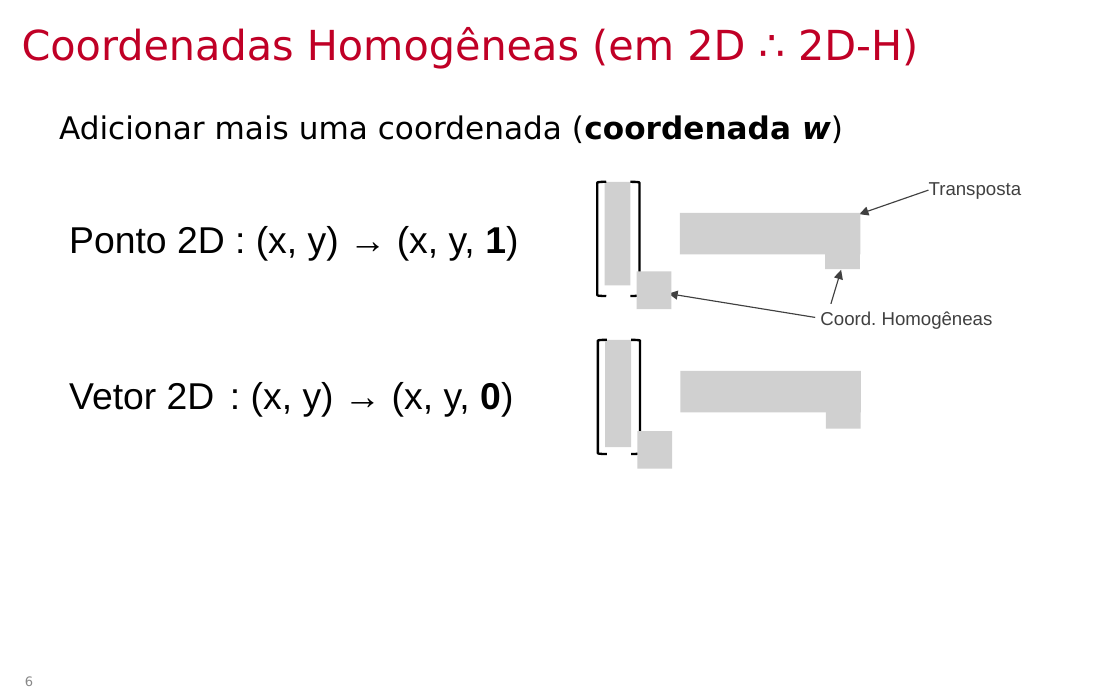
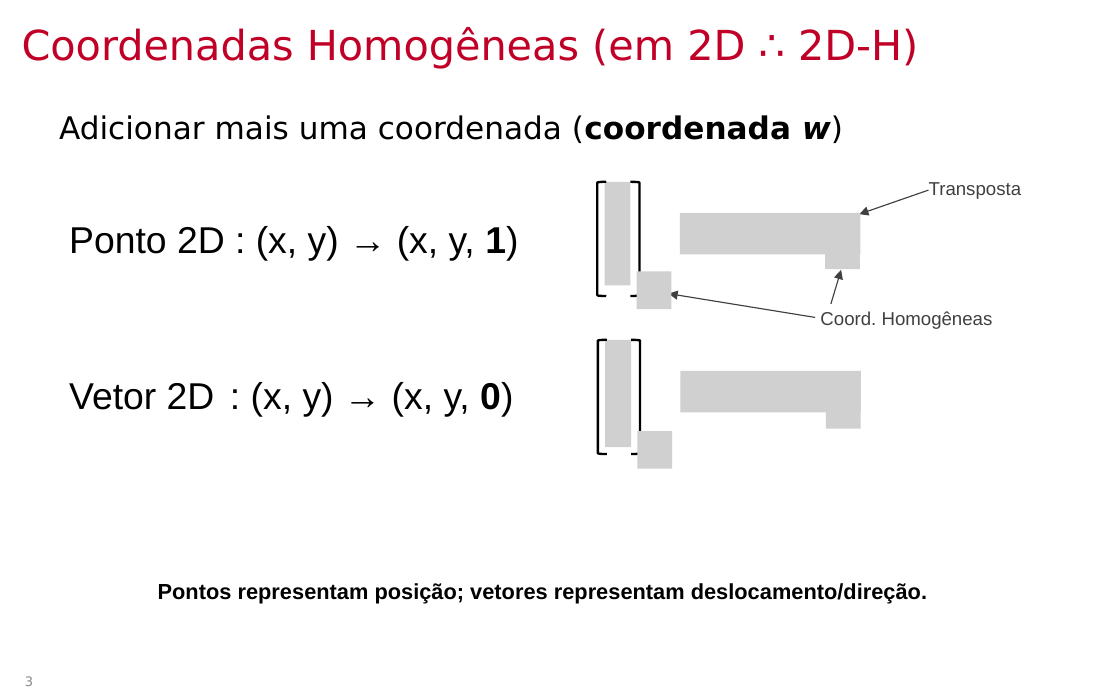
Before and after one commit to lpsoares/ComputacaoGrafica, a slide deck: slide 3 of docs/aulas/04-coordenadas_homogeneas_e_quaternios/aula4_coordenadas_homogeneas_e_quaternios.pptx (slide 6 before the commit). Drawn at 1120x700 pixels with LibreOffice and Linux fonts; fonts in the diff are those of the drawing; grey boxes stand for pictures; background and template pictures are left out. Boxes give left, top, right and bottom in pixels: in the first picture for what was removed or moved away, otherwise in the second. Text is boxed around its words. In the diff, an @@ line names an element or a change of style, - is before the commit and + after.

```diff
--- a/docs/aulas/04-coordenadas_homogeneas_e_quaternios/aula4_coordenadas_homogeneas_e_quaternios.pptx
+++ b/docs/aulas/04-coordenadas_homogeneas_e_quaternios/aula4_coordenadas_homogeneas_e_quaternios.pptx
@@ text added at [158, 583, 927, 603], 14 pt, text #000000, bold @@
+Pontos representam posição; vetores representam deslocamento/direção.
@@ page number at [25, 676, 33, 686]: text changed @@
-6
+3
```
Also in this commit, not shown: 12 other slides changed, 10 slides removed, 2 other files.
